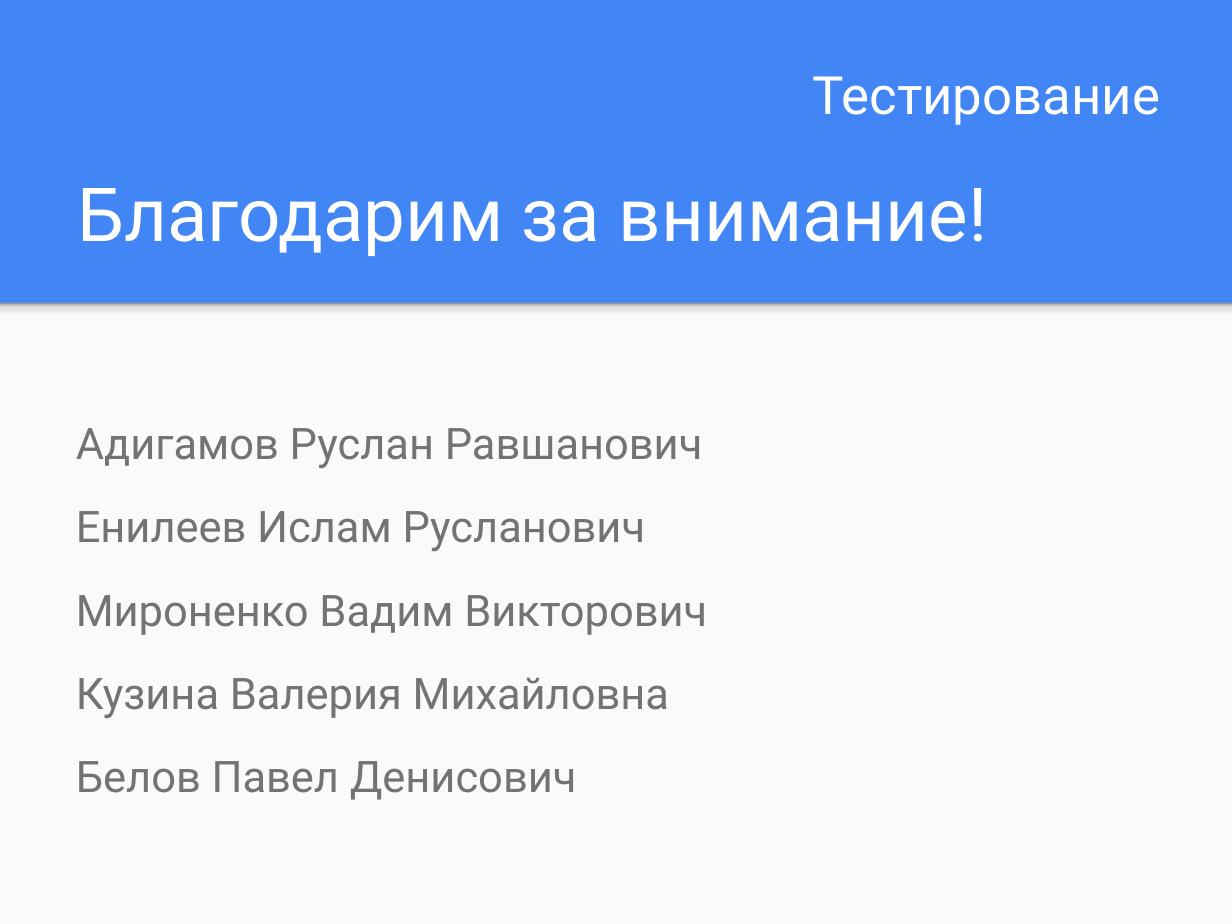
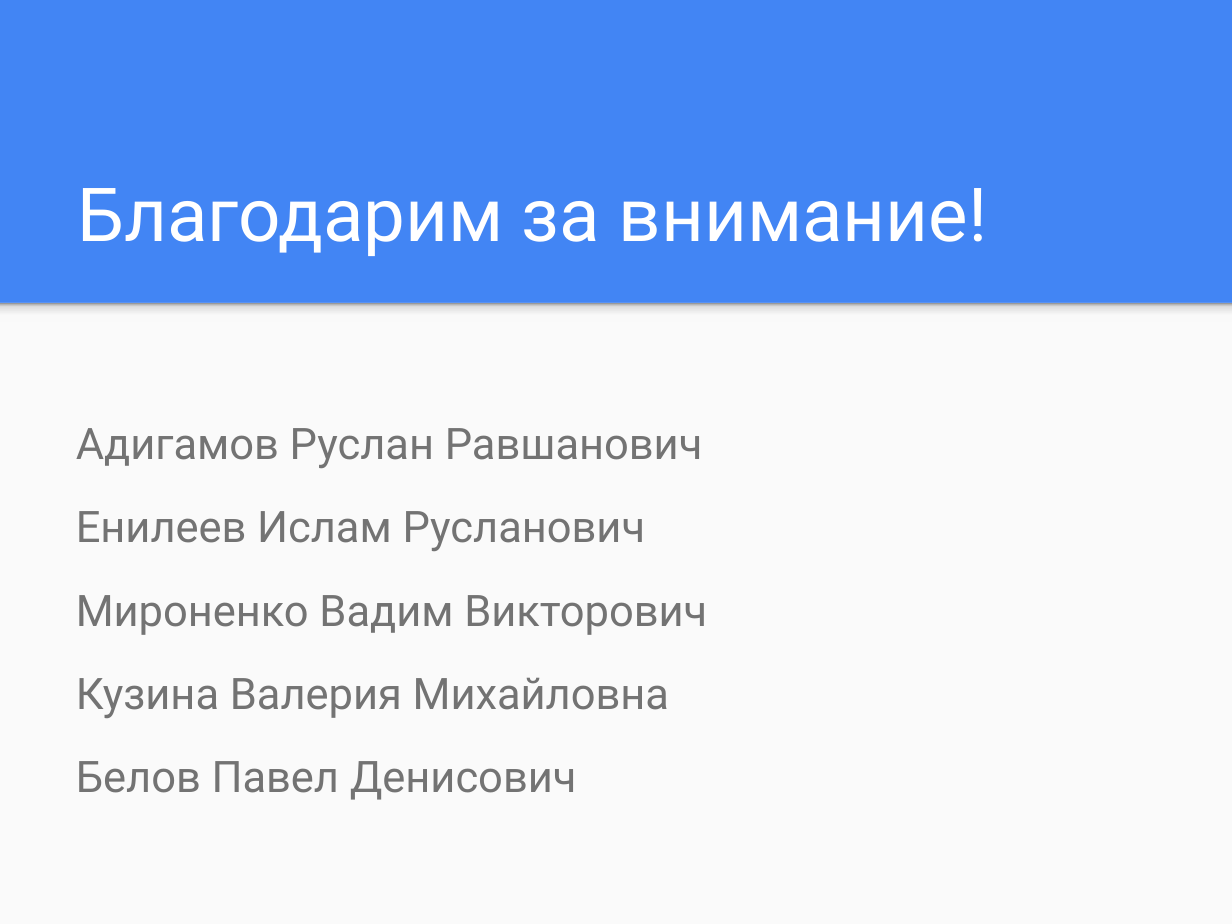
Before and after one commit to 6az00ka/limeteam4spring, a slide deck: slide 12 of Презентация.pptx. Drawn at 1232x924 pixels with LibreOffice and Linux fonts; fonts in the diff are those of the drawing. Boxes give left, top, right and bottom in pixels: in the first picture for what was removed or moved away, otherwise in the second. Text is boxed around its words. In the diff, an @@ line names an element or a change of style, - is before the commit and + after.

```diff
--- a/Презентация.pptx
+++ b/Презентация.pptx
@@ text removed at (813,76,1160,125) @@
-Тестирование
```
Also in this commit, not shown: 1 other file.
